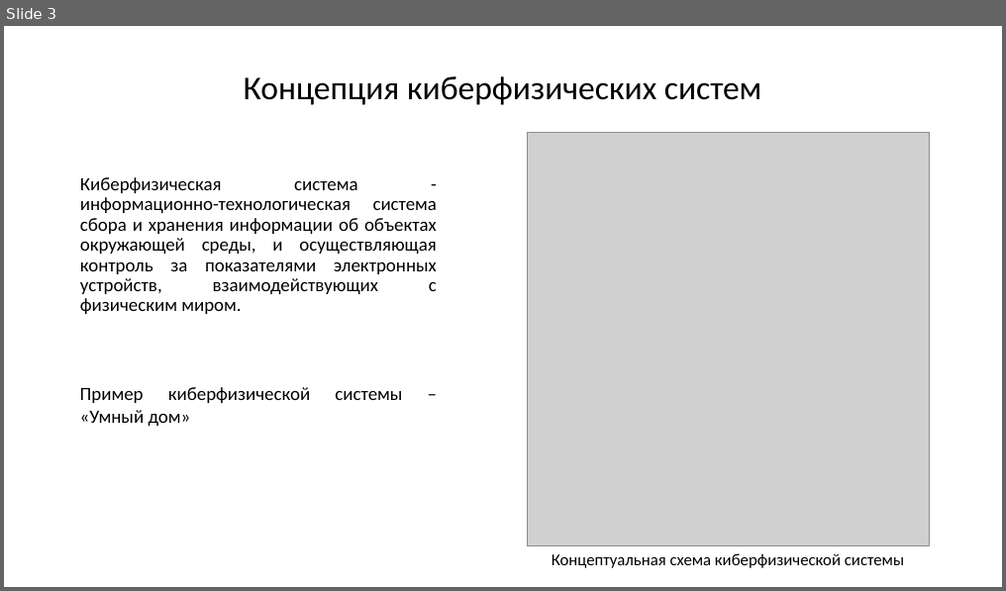
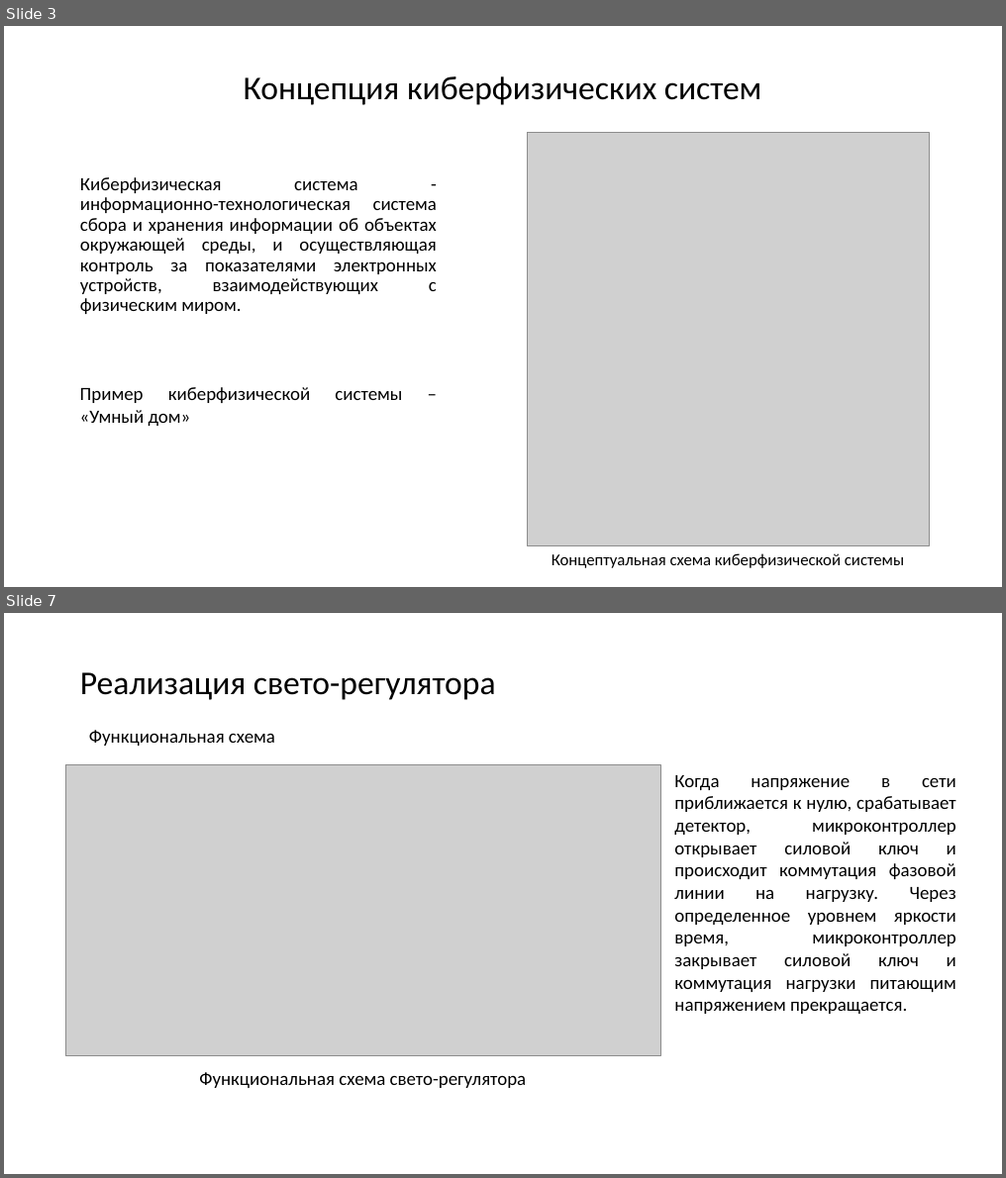
Before and after one commit to kaf3/dimmer, a slide deck: Презентация1.pptx. Shown one above the other, each under a label of ours: slide 3 before the commit, slides 3 and 7 after it; the slides between them are not shown. The pictures are 1006x591 and 1006x1178 pixels, drawn with LibreOffice and Linux fonts; fonts in the diff are those of the drawing; grey boxes stand for pictures. Boxes give left, top, right and bottom in pixels: in the first picture for what was removed or moved away, otherwise in the second. Text is boxed around its words. In the diff, an @@ line names an element or a change of style, - is before the commit and + after.

```diff
--- a/Презентация1.pptx
+++ b/Презентация1.pptx
@@ slide 7 added at (4,613,1002,1174), background #FFFFFF @@
@@ title added at (80,672,496,700), 32 pt, text #000000 @@
+Реализация свето-регулятора
@@ text added at (89,730,275,746), 18 pt, text #000000 @@
+Функциональная схема
@@ picture added at (65,765,660,1057) @@
@@ text added at (674,775,956,1014), 18 pt, text #000000 @@
+Когда напряжение в сети приближается к нулю, срабатывает детектор, микроконтроллер открывает силовой ключ и происходит коммутация фазовой линии на нагрузку. Через определенное уровнем яркости время, микроконтроллер закрывает силовой ключ и коммутация нагрузки питающим напряжением прекращается.
@@ text added at (199,1072,527,1088), 18 pt, text #000000 @@
+Функциональная схема свето-регулятора
```
Also in this commit, not shown: 3 slides changed, 1 other slide added, 1 other file.
